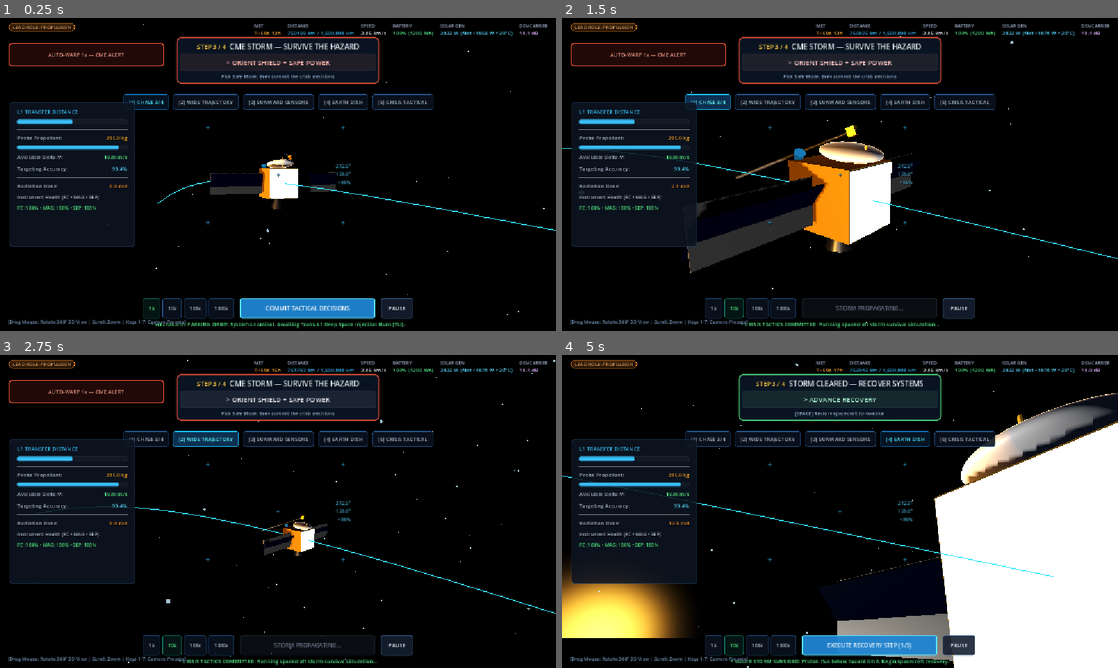
Above: before the commit, frames 1-4 (two rows, left to right).
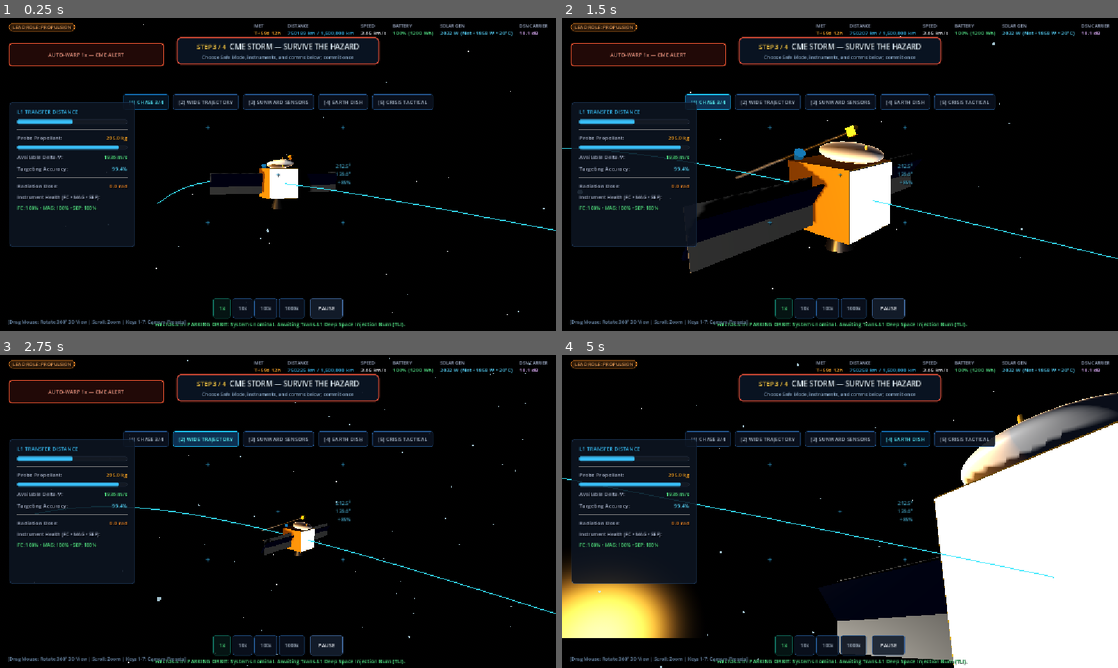
Above: after the commit, the same moments.

Repository: mohammedomarworks/margin-space-mission-game
Game: Godot game, scene res://margin/scenes/helios4_crisis.tscn
Two runs of this game, one before a commit and one after it. Both use one fixed random seed, a clock stepped at 60 frames per second and the inputs below. This scene is started directly instead of the project's main scene.
Inputs (mouse positions are in pixels of both pictures, inside the frame that each line leads up to):
- Up to frame 1 (0.25 s): no input
- Up to frame 2 (1.5 s): click (867, 309) at 0.5 s, where only the run before the commit has a clickable "COMMIT TACTICAL DECISIONS"; click "[1] CHASE 3/4" at 1.25 s
- Up to frame 3 (2.75 s): click "[2] WIDE TRAJECTORY" at 2 s
- Up to frame 4 (5 s): click "[3] SUNWARD SENSORS" at 2.75 s; tap Enter at 3.5 s; move the mouse to (962, 495) at 3.52 s; hold Right (ui_right) 3.53-4.25 s; tap C at 3.6 s; click (962, 495) at 3.67 s; tap Space at 3.77 s; drag from (728, 527) to (812, 574) at 4.27 s

The runs differ from the first frame. In frame 1, 5.7% of the frame differs, in the area x 25-75%, y 11-97%; in frame 2, 4.9%; in frame 3, 4.9%; in frame 4, 11%, in the area x 0-100%, y 2-100%.

Commit message:
fix: polish crisis decisions and L1 arrival HUD

Diff:
--- a/margin/scripts/helios4_deep_space_controller.gd
+++ b/margin/scripts/helios4_deep_space_controller.gd
@@ -1380,7 +1380,11 @@
 				btns[i].modulate = Color(0.65, 0.7, 0.8)
 
 func _on_commit_crisis_pressed() -> void:
+	if crisis_decisions_committed:
+		return
 	crisis_decisions_committed = true
+	if tactical_crisis_panel:
+		tactical_crisis_panel.visible = false
 
 	# Apply Team Lead Perk modifiers safely when active
 	var deg_mult: float = 0.88 if (Helios4CampaignData.is_team_perk_active() and Helios4CampaignData.team_perk_id == Helios4CampaignData.ROLE_STRUCTURAL) else 1.0
@@ -1646,9 +1650,8 @@
 			lbl_action.text = "ACTION: Select Safe Mode, Instrument, and Comms options, then click COMMIT"
 			lbl_next.text = "NEXT: Particle Storm Peak & Dynamic Survival Simulation"
 			lbl_controls.text = "CONTROLS: Click Tactical Choices · Click COMMIT TACTICS"
-			btn_primary_action.text = "COMMIT TACTICAL DECISIONS"
-			btn_primary_action.visible = true
-			btn_primary_action.disabled = false
+			btn_primary_action.visible = false
+			btn_primary_action.disabled = true
 			btn_secondary_action.visible = false
 
 		SubPhase.CRISIS_SIMULATION:
@@ -1672,7 +1675,7 @@
 			lbl_action.text = act_txt
 			lbl_next.text = "NEXT: L1 Approach Region Preparation"
 			lbl_controls.text = "CONTROLS: Click Next Recovery Step"
-			btn_primary_action.text = "EXECUTE RECOVERY STEP (%d/3)" % (recovery_step + 1)
+			btn_primary_action.text = "EXECUTE RECOVERY STEP (%d/4)" % (recovery_step + 1)
 			btn_primary_action.visible = true
 			btn_primary_action.disabled = false
 			btn_secondary_action.visible = false
@@ -1825,9 +1828,13 @@
 			objective_banner.set_objective(2, 4, "EXECUTE MID-COURSE CORRECTION",
 				"> EXECUTE MCC-1 BURN", "[SPACE] Trim trajectory (costs propellant)",
 				Color(0.35, 0.85, 1.0))
-		SubPhase.SOLAR_CRISIS_ALERT, SubPhase.CRISIS_SIMULATION:
+		SubPhase.SOLAR_CRISIS_ALERT:
 			objective_banner.set_objective(3, 4, "CME STORM — SURVIVE THE HAZARD",
-				"> ORIENT SHIELD + SAFE POWER", "Pick Safe Mode, then commit the crisis decisions",
+				"", "Choose Safe Mode, instruments, and comms below; commit once",
+				Color(1.0, 0.35, 0.25))
+		SubPhase.CRISIS_SIMULATION:
+			objective_banner.set_objective(3, 4, "CME STORM — PROPAGATION",
+				"", "Tactical response applied; monitoring heat, power, and radiation",
 				Color(1.0, 0.35, 0.25))
 		SubPhase.SPACECRAFT_RECOVERY:
 			objective_banner.set_objective(3, 4, "STORM CLEARED — RECOVER SYSTEMS",
--- a/margin/scripts/helios4_l1_arrival_controller.gd
+++ b/margin/scripts/helios4_l1_arrival_controller.gd
@@ -1472,7 +1472,7 @@
 	objective_banner = ObjectiveBanner.new()
 	objective_banner.name = "ObjectiveBanner"
 	objective_banner.set_anchors_preset(Control.PRESET_CENTER_TOP)
-	objective_banner.position = Vector2(-190, 112)
+	objective_banner.position = Vector2(-60, 112)
 	objective_banner.custom_minimum_size = Vector2(380, 0)
 	objective_banner.size = Vector2(380, 0)
 	objective_banner.action_pressed.connect(_on_primary_action_pressed)
--- a/margin/tests/test_helios4_campaign.gd
+++ b/margin/tests/test_helios4_campaign.gd
@@ -475,6 +475,10 @@
 	_assert_true(not ds_scene.thermal_shield_sunward and ds_scene._target_attitude_slew_deg.length() > 10.0, "Continue Science tilts spacecraft attitude off sunward shield")
 	ds_scene._select_crisis_option(1, 1)
 	_assert_true(ds_scene.is_in_safe_mode and ds_scene.thermal_shield_sunward and ds_scene._target_attitude_slew_deg == Vector3.ZERO, "Safe Mode aligns spacecraft attitude & thermal shield sunward")
+	ds_scene._on_commit_crisis_pressed()
+	var crisis_score_after_commit: float = ds_scene.science_bonus_pts
+	ds_scene._on_commit_crisis_pressed()
+	_assert_true(ds_scene.crisis_decisions_committed and ds_scene.science_bonus_pts == crisis_score_after_commit, "Crisis response commits once and ignores repeat commit input")
 	ds_scene.free()
 
 	# L1 commissioning smooth camera focus per step
--- a/margin/tests/test_helios4_deep_space.gd
+++ b/margin/tests/test_helios4_deep_space.gd
@@ -184,11 +184,13 @@
 func _test_10_comms_and_power_decisions(ctrl: Helios4DeepSpaceController) -> void:
 	print("\n[TEST 10] Power and Communication Decisions Have Distinct Consequences")
 	# Low power carrier sets comms to 15W
+	ctrl.crisis_decisions_committed = false # Independent scenario fixture for this choice branch.
 	ctrl.crisis_choice_comms = 1
 	ctrl._on_commit_crisis_pressed()
 	_assert_approx(ctrl.comms_power_w, 15.0, 0.1, "Carrier beacon uses low 15W power")
 
 	# High rate dish sets comms to 45W
+	ctrl.crisis_decisions_committed = false # Test the alternative as a fresh, independent commit.
 	ctrl.crisis_choice_comms = 2
 	ctrl._on_commit_crisis_pressed()
 	_assert_approx(ctrl.comms_power_w, 45.0, 0.1, "High-rate dish transmitter uses 45W power")
Not shown, changed: build/helios4_test/index.pck
Not shown, changed: build/web/index.pck
